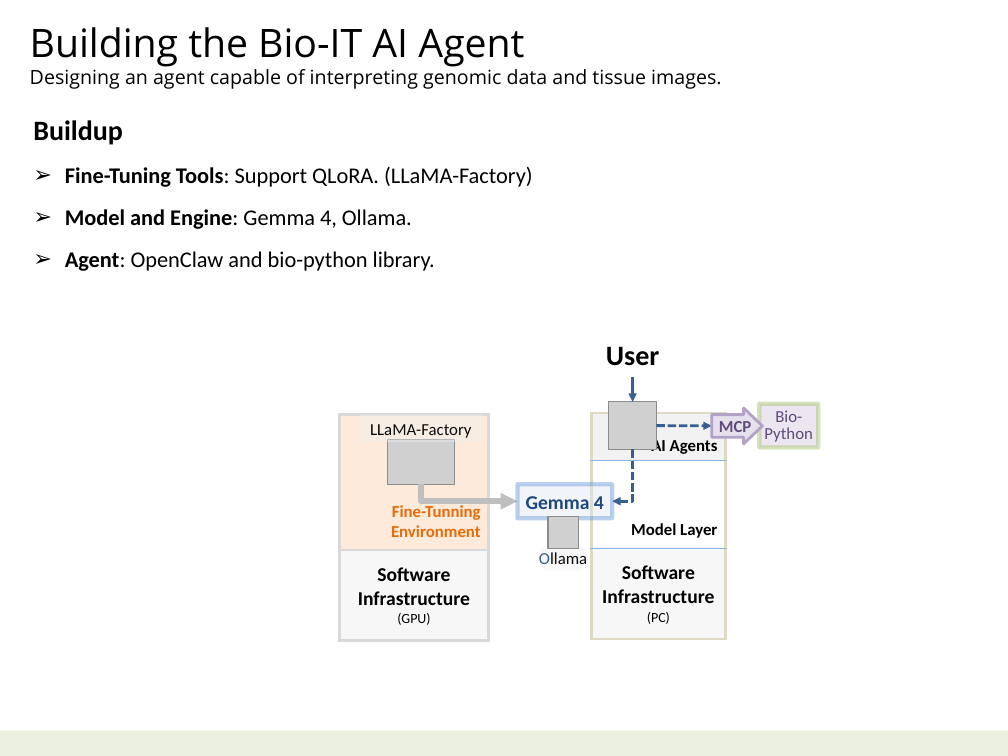
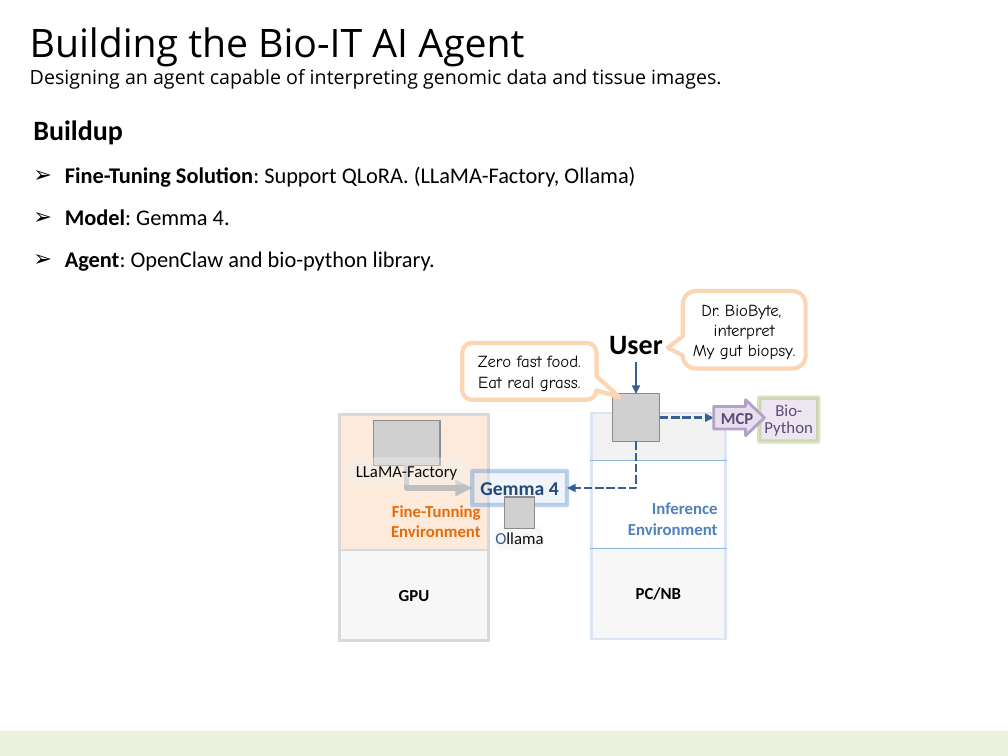
Before and after one commit to navibator/crazy-ai, a slide deck: slide 15 of ai-gemma.pptx. Drawn at 1008x756 pixels with LibreOffice and Linux fonts; fonts in the diff are those of the drawing; grey boxes stand for pictures. Boxes give left, top, right and bottom in pixels: in the first picture for what was removed or moved away, otherwise in the second. Text is boxed around its words. In the diff, an @@ line names an element or a change of style, - is before the commit and + after.

Commit message:
bio-byte

```diff
--- a/ai-gemma.pptx
+++ b/ai-gemma.pptx
@@ text at [65,167,635,225]: text changed @@
-➢ Fine-Tuning Tools: Support QLoRA. (LLaMA-Factory)
-➢ Model and Engine: Gemma 4, Ollama.
+➢ Fine-Tuning Solution: Support QLoRA. (LLaMA-Factory, Ollama)
+➢ Model: Gemma 4.
@@ rounded speech box added at [682,291,805,369], fill #FFFFFF at 80% opacity, outline #FCD5B5 3 pt, 12 pt, text #000000 @@
+Dr. BioByte,
+interpret
+My gut biopsy.
@@ rounded speech box added at [463,343,597,399], fill #FFFFFF at 80% opacity, outline #FCD5B5 3 pt, 12 pt, text #000000 @@
+Zero fast food.
+Eat real grass.
@@ text "User": place and size @@
-text "User" at [606,346,660,366]
+text "User" at [609,335,663,355]
@@ text "User" at [609,335,663,355]: line spacing 18pt to 20pt; less space between paragraphs @@
@@ arrow moved from (633, 377) - (633, 402) to (636, 362) - (636, 394) @@
@@ table at [340,414,489,640] @@
-row 2, column 1: Software / Infrastructure / (GPU)
+row 2, column 1: GPU
@@ table at [592,413,726,639] @@
-row 1, column 1: AI Agents
+row 1, column 1: 
-row 2, column 1: Model Layer
+row 2, column 1: Inference / Environment
-row 3, column 1: Software / Infrastructure / (PC)
+row 3, column 1: PC/NB
@@ borders changed @@
@@ picture: place and size @@
-picture at [609,402,656,450]
+picture at [612,394,659,442]
@@ arrow moved from (656, 425) - (712, 426) to (660, 417) - (714, 417) @@
@@ down arrow "MCP": place and size @@
-down arrow "MCP" at [712,407,762,444]
+down arrow "MCP" at [714,399,764,435]
@@ rectangle "Bio-": place and size @@
-rectangle "Bio-" at [759,404,817,448]
+rectangle "Bio-" at [759,398,817,442]
@@ picture: place and size @@
-picture at [387,439,454,484]
+picture at [373,420,439,465]
@@ elbow arrow moved from (633, 450) - (612, 501) to (636, 442) - (568, 488) @@
@@ rectangle "LLaMA-Factory": place and size @@
-rectangle "LLaMA-Factory" at [360,414,483,442]
+rectangle "LLaMA-Factory" at [346,458,469,485]
@@ elbow arrow moved from (421, 484) - (517, 501) to (406, 466) - (473, 488) @@
@@ rectangle "Gemma 4": place and size @@
-rectangle "Gemma 4" at [517,484,612,518]
+rectangle "Gemma 4" at [473,471,568,505]
@@ picture: place and size @@
-picture at [548,516,579,548]
+picture at [504,497,534,529]
@@ rectangle "Ollama": place and size @@
-rectangle "Ollama" at [541,547,585,568]
+rectangle "Ollama" at [498,528,541,548]
```
